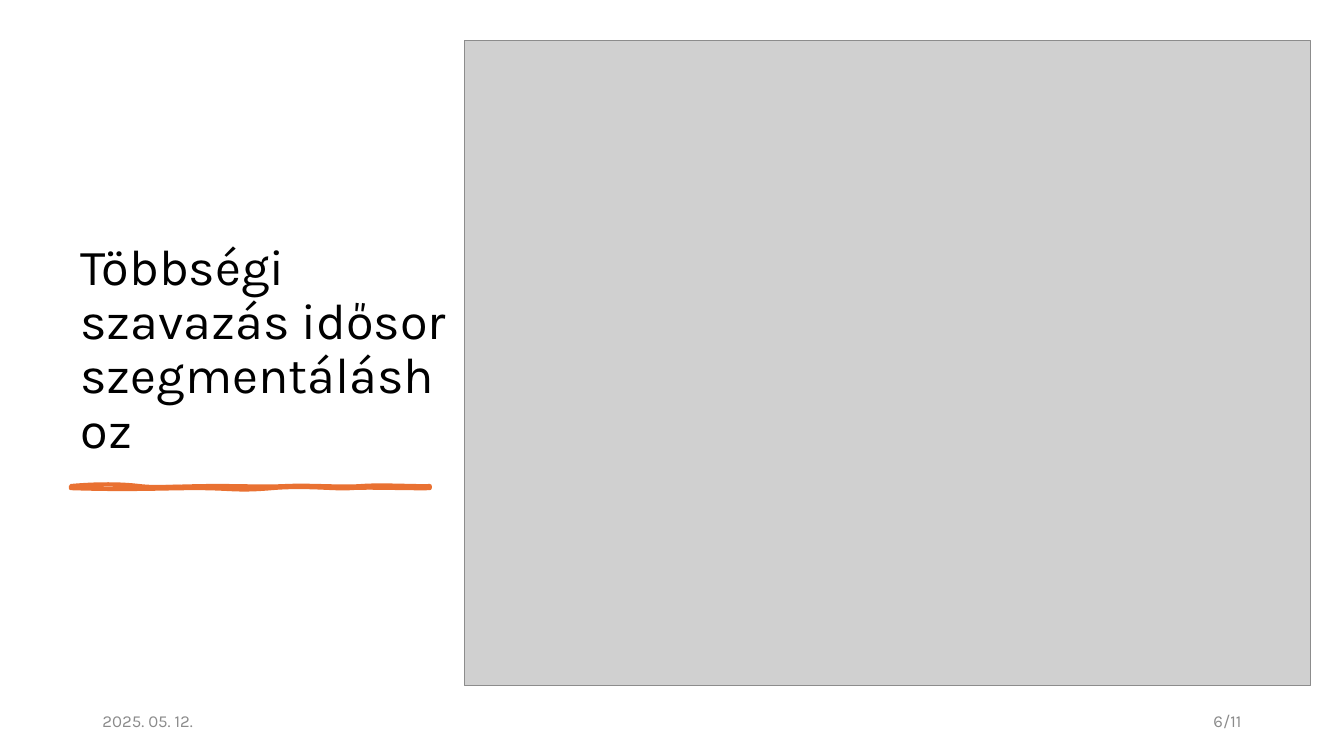
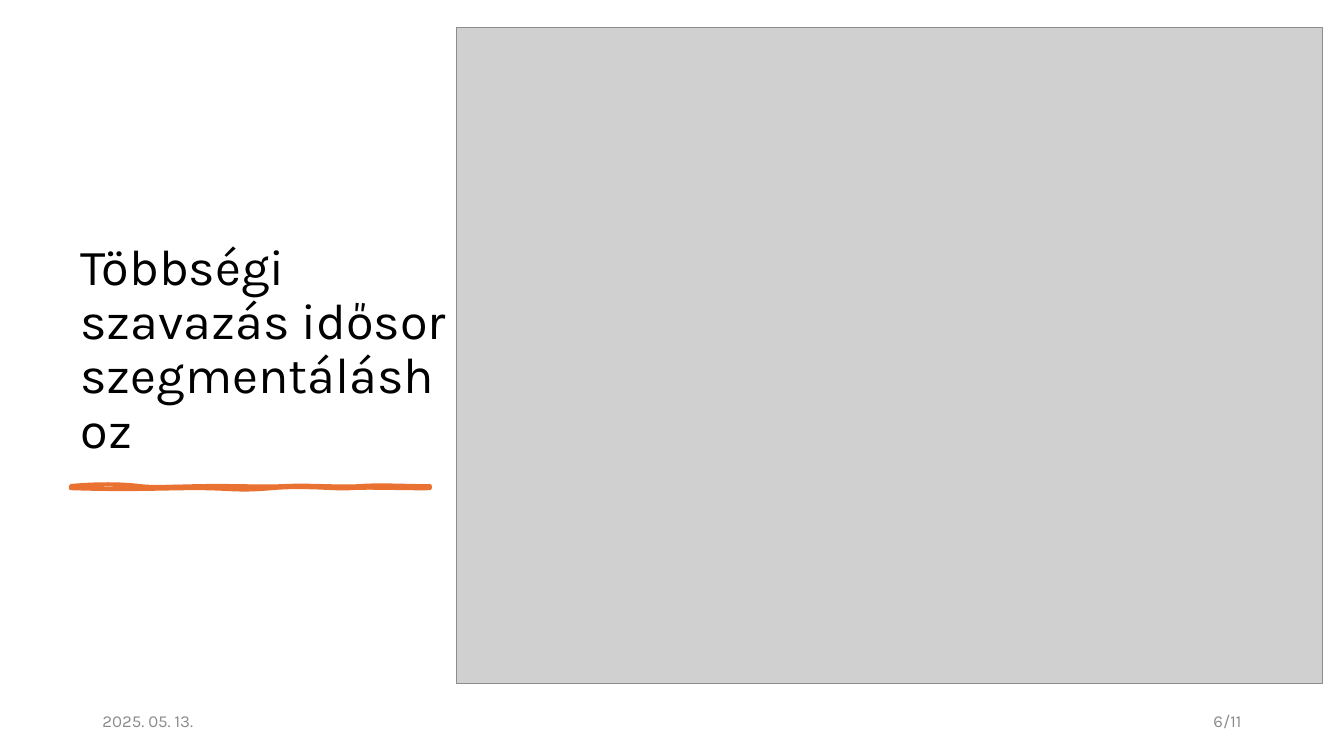
Before and after one commit to czotterbenedek/time-series-ensemble-segmentation, a slide deck: slide 6 of bemutato.pptx. Drawn at 1344x756 pixels with LibreOffice and Linux fonts; fonts in the diff are those of the drawing; grey boxes stand for pictures. Boxes give left, top, right and bottom in pixels: in the first picture for what was removed or moved away, otherwise in the second. Text is boxed around its words. In the diff, an @@ line names an element or a change of style, - is before the commit and + after.

```diff
--- a/bemutato.pptx
+++ b/bemutato.pptx
@@ picture: place and size @@
-picture at [464,40,1311,686]
+picture at [457,27,1323,684]
@@ text at [102,716,193,727]: text changed @@
-2025. 05. 12.
+2025. 05. 13.
```
Also in this commit, not shown: 8 other slides changed, 1 other file.
